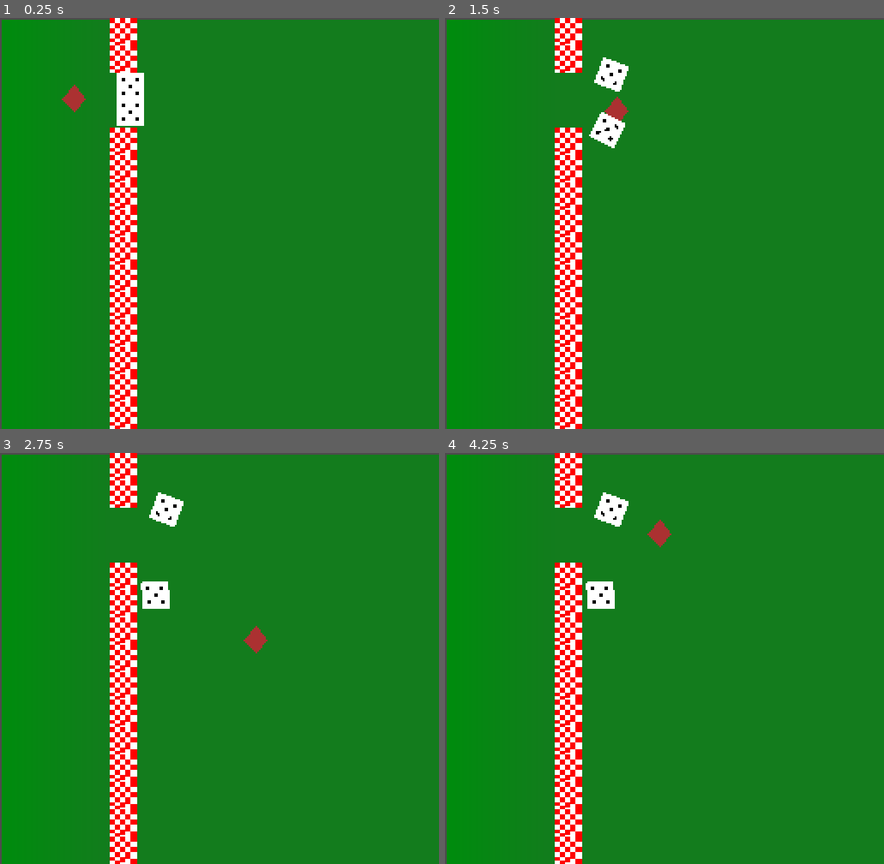
Above: before the commit, frames 1-4 (two rows, left to right).
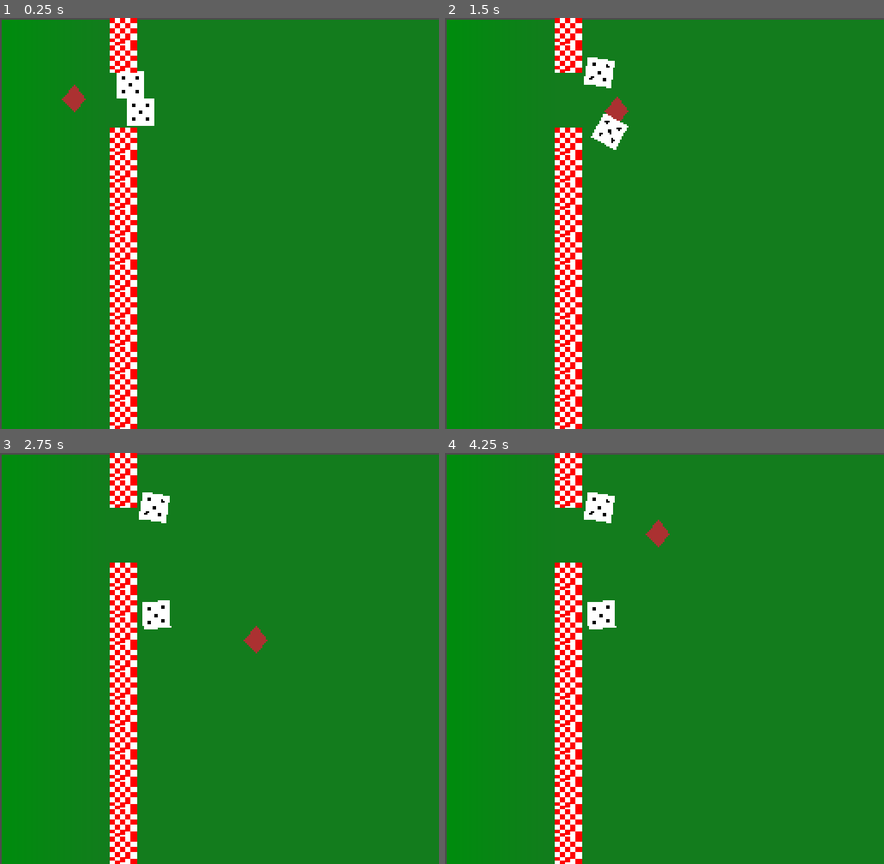
Above: after the commit, the same moments.

Repository: jonathandavidlewis/pair-programming-jam-00
Game: Godot game, scene res://src/Main.tscn
Same seed, same stepped clock (60 frames per second), same inputs: the game is played once before the commit and once after it.
Inputs:
- Up to frame 1 (0.25 s): no input
- Up to frame 2 (1.5 s): tap Enter at 0.5 s; hold Right (ui_right) 0.53-1.28 s; hold Down (ui_down) from 1.28 s (still down)
- Up to frame 3 (2.75 s): release Down (ui_down) at 2.03 s; hold Right (ui_right) from 2.03 s (still down)
- Up to frame 4 (4.25 s): release Right (ui_right) at 2.78 s; hold Up (ui_up) 2.78-3.53 s; hold Left (ui_left) from 3.53 s (still down)

The runs differ from the first frame. In frame 1, 0.4% of the frame differs, in the area x 26-36%, y 12-27%; in frame 2, 0.6%; in frame 3, 1.0%; in frame 4, 1.1%, in the area x 31-52%, y 9-43%.

Commit message:
implimiented goal manager tracking

Diff:
--- a/project/src/EventManager.gd
+++ /dev/null
@@ -1,9 +0,0 @@
-extends Node
-
-
-func _ready() -> void:
-	Signals.connect("goal_complete", self, "_on_goal_complete")
-
-
-func _on_goal_complete(goal_slug) -> void:
-	print(goal_slug)
--- a/project/src/Goal.gd
+++ b/project/src/Goal.gd
@@ -5,5 +5,4 @@
 
 
 func _on_Goal_body_entered(body:Node) -> void:
-	Signals.emit_signal("goal_complete", self.name)
-	print ("goal body entered")
+	Signals.emit_signal("goal_completed", self.name)
--- a/project/src/Goals.gd
+++ b/project/src/Goals.gd
@@ -1,6 +1,27 @@
 extends Node
 
-export(Dictionary) var checklist
+var goals := {}
 
 func _ready() -> void:
-	pass
+	var goal_nodes = self.get_children()
+	goals = create_checklist_from_goal_nodes(goal_nodes)
+	Signals.connect("goal_completed", self, "_on_goal_completed")
+
+func _on_goal_completed(goal_slug) -> void:
+	goals[goal_slug] = true
+	if all_goals_complete():
+		Signals.emit_signal("all_goals_completed")
+		print("ALL GOALS COMPLETE")
+	print(goal_slug)
+
+func create_checklist_from_goal_nodes(goal_nodes) -> Dictionary:
+	var checklist = {}
+	for goal in goal_nodes:
+		checklist[goal.name] = false
+	return checklist
+
+func all_goals_complete() -> bool:
+	for goal in goals:
+		if goals[goal] == false:
+			return false
+	return true
--- a/project/src/Main.tscn
+++ b/project/src/Main.tscn
@@ -1,8 +1,7 @@
-[gd_scene load_steps=11 format=2]
+[gd_scene load_steps=10 format=2]
 
 [ext_resource path="res://src/PlayerChar.tscn" type="PackedScene" id=1]
 [ext_resource path="res://src/Node2DDie.tscn" type="PackedScene" id=2]
-[ext_resource path="res://src/EventManager.gd" type="Script" id=3]
 [ext_resource path="res://asset/wall-texture.png" type="Texture" id=4]
 [ext_resource path="res://src/GoalArea.tscn" type="PackedScene" id=5]
 [ext_resource path="res://src/Goals.gd" type="Script" id=6]
@@ -14,8 +13,7 @@
 [sub_resource type="GradientTexture2D" id=2]
 gradient = SubResource( 1 )
 
-[sub_resource type="ConvexPolygonShape2D" id=3]
-points = PoolVector2Array( 16, 16, 0, 16, 0, 0, 16, 0 )
+[sub_resource type="RectangleShape2D" id=3]
 
 [sub_resource type="TileSet" id=4]
 0/name = "wall-texture.png 0"
@@ -42,14 +40,11 @@
 
 [node name="Main" type="Node2D"]
 
-[node name="Goals" type="Node" parent="."]
+[node name="GoalManager" type="Node" parent="."]
 script = ExtResource( 6 )
 
-[node name="MovedDice" parent="Goals" instance=ExtResource( 5 )]
+[node name="MovedDice" parent="GoalManager" instance=ExtResource( 5 )]
 position = Vector2( 100, 47 )
-
-[node name="EventManager" type="Node" parent="."]
-script = ExtResource( 3 )
 
 [node name="Sprite" type="Sprite" parent="."]
 position = Vector2( 129, 121 )
--- a/project/src/Signals.gd
+++ b/project/src/Signals.gd
@@ -1,3 +1,4 @@
 extends Node
 
-signal goal_complete(goal_slug)
+signal goal_completed(goal_slug)
+signal all_goals_completed()
